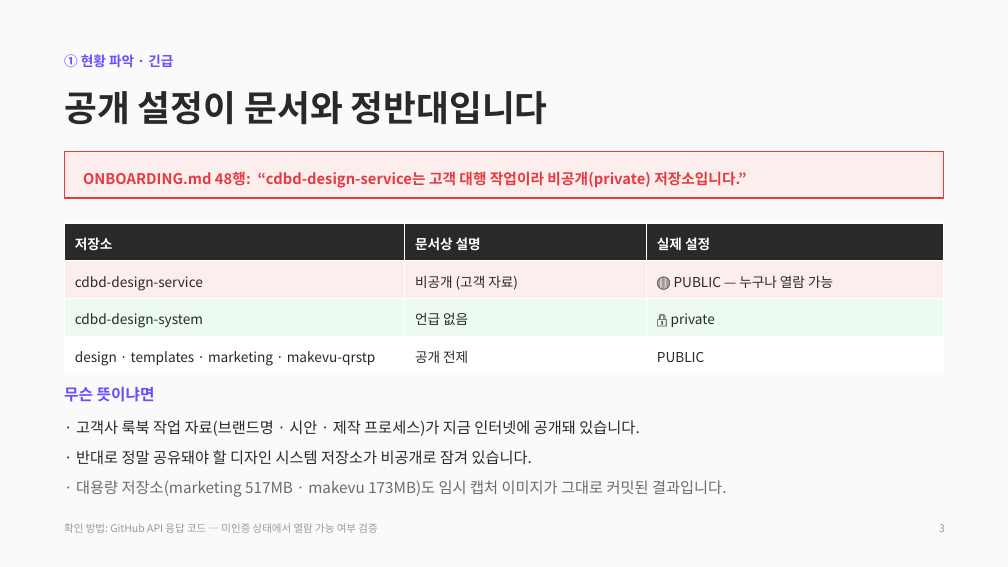
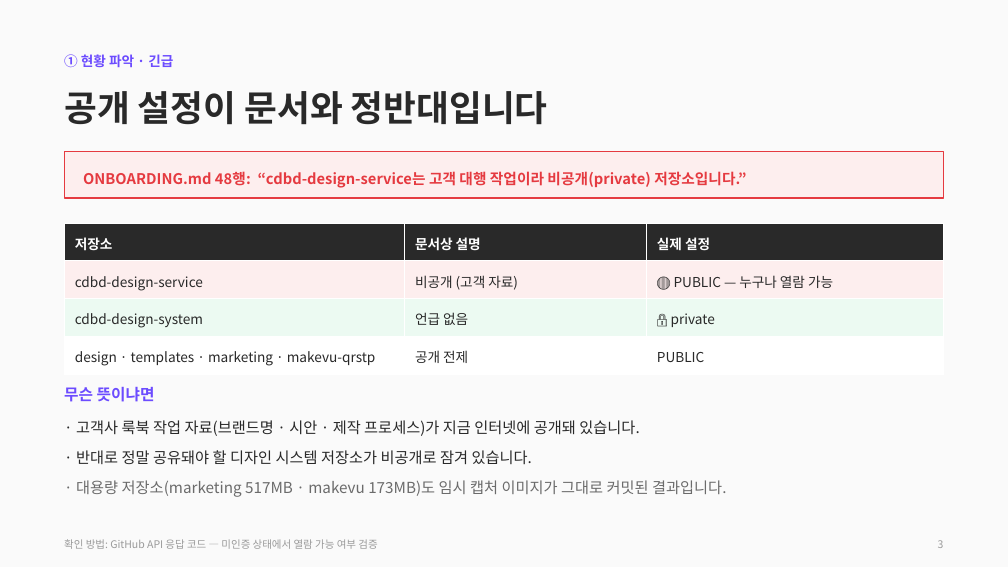
Before and after one commit to CdBd-in/design, a slide deck: slide 4 of CdBd 문서 체계 진단 및 개편 제안.pptx. Drawn at 1008x567 pixels with LibreOffice and Linux fonts; fonts in the diff are those of the drawing. Boxes give left, top, right and bottom in pixels: in the first picture for what was removed or moved away, otherwise in the second. Text is boxed around its words. In the diff, an @@ line names an element or a change of style, - is before the commit and + after.

```diff
--- a/CdBd 문서 체계 진단 및 개편 제안.pptx
+++ b/CdBd 문서 체계 진단 및 개편 제안.pptx
@@ text "확인 방법: GitHub API 응답 ...": place and size @@
-text "확인 방법: GitHub API 응답 ..." at (64,523,377,533)
+text "확인 방법: GitHub API 응답 ..." at (64,539,377,549)
@@ text "3": place and size @@
-text "3" at (939,524,945,532)
+text "3" at (938,540,944,548)
```
Also in this commit, not shown: 13 other slides changed.
